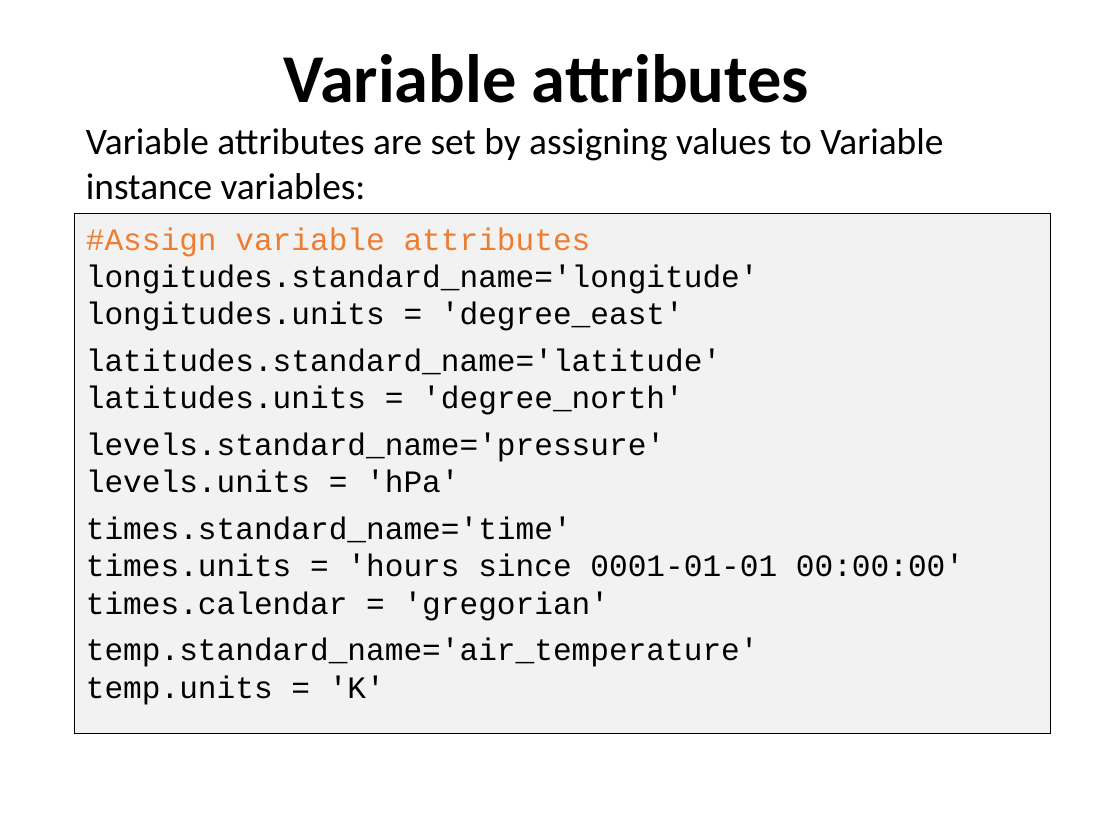
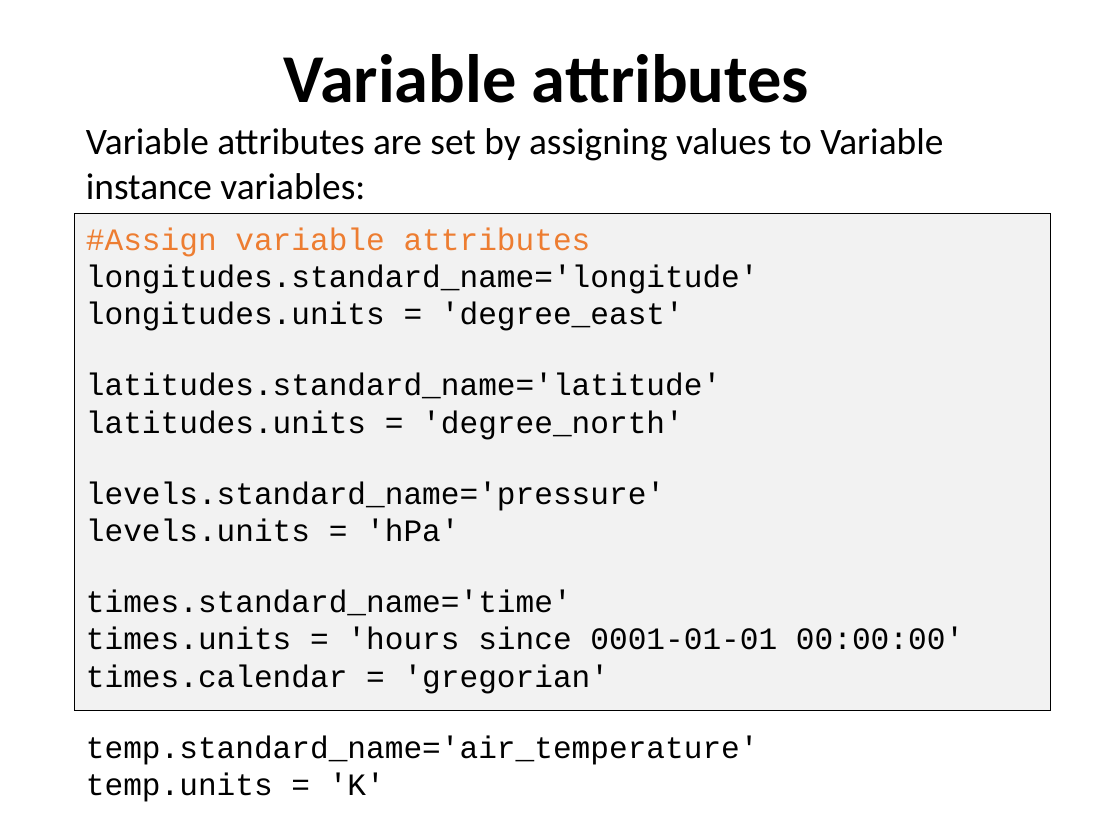
Before and after one commit to ncasuk/ncas-isc, a slide deck: slide 10 of python/presentations/read_write_data/11_create_netcdf_python.pptx (slide 11 before the commit). Drawn at 1120x840 pixels with LibreOffice and Linux fonts; fonts in the diff are those of the drawing; background and template pictures are left out. Boxes give left, top, right and bottom in pixels: in the first picture for what was removed or moved away, otherwise in the second. Text is boxed around its words. In the diff, an @@ line names an element or a change of style, - is before the commit and + after.

```diff
--- a/python/presentations/read_write_data/11_create_netcdf_python.pptx
+++ b/python/presentations/read_write_data/11_create_netcdf_python.pptx
@@ rectangle "#Assign variable attributes": place and size @@
-rectangle "#Assign variable attributes" at (75, 213, 1051, 734)
+rectangle "#Assign variable attributes" at (75, 213, 1051, 710)
```
Also in this commit, not shown: 13 other slides changed, 2 slides removed, 5 other files.
